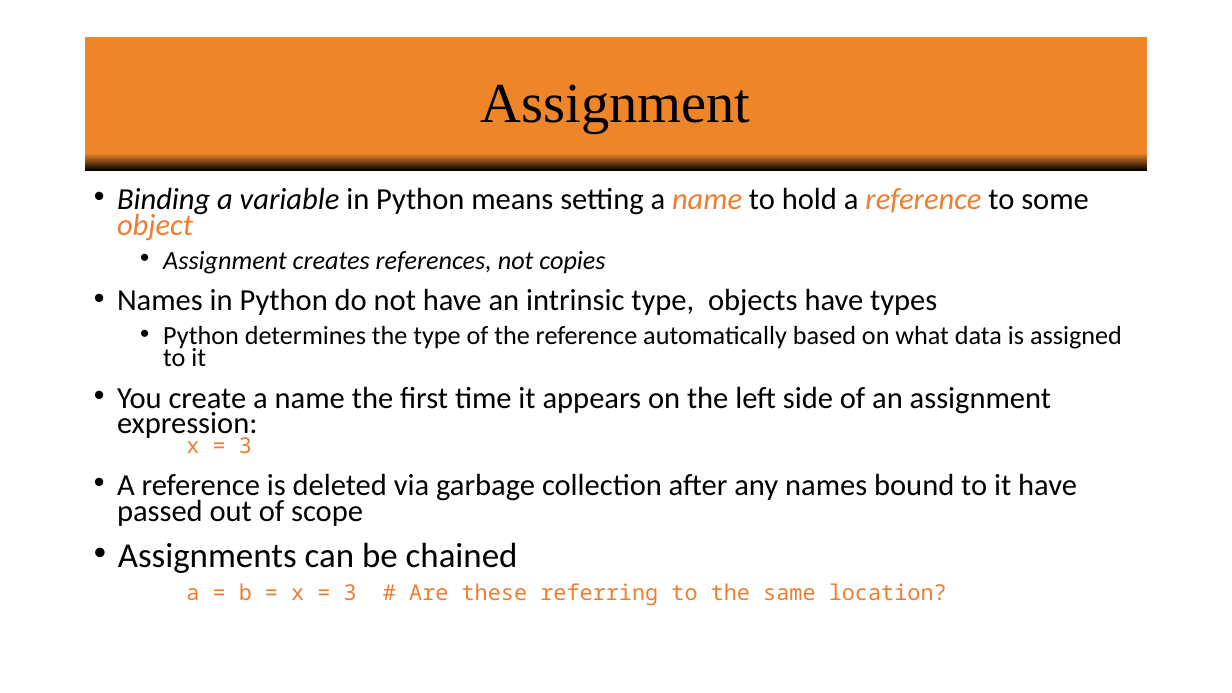
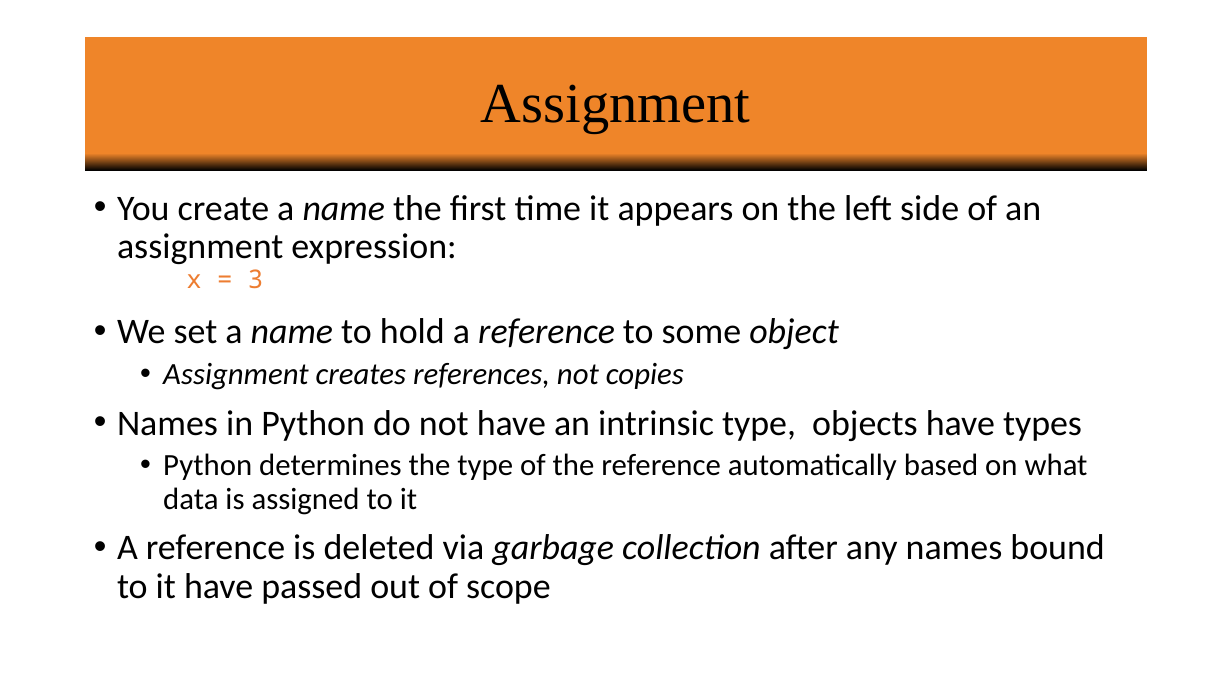
Before and after one commit to vineetbansal/Learning-Python, a slide deck: slide 6 of powerpoint/01 Variables_Operators_Logic_Math.pptx. Drawn at 1232x693 pixels with LibreOffice and Linux fonts; fonts in the diff are those of the drawing; background and template pictures are left out. Boxes give left, top, right and bottom in pixels: in the first picture for what was removed or moved away, otherwise in the second. Text is boxed around its words. In the diff, an @@ line names an element or a change of style, - is before the commit and + after.

```diff
--- a/powerpoint/01 Variables_Operators_Logic_Math.pptx
+++ b/powerpoint/01 Variables_Operators_Logic_Math.pptx
@@ text at (117,195,1041,349): text changed; size 23.8 to 28 pt; italic off @@
-• Binding a variable in Python means setting a name to hold a reference to some object
+• You create a name the first time it appears on the left side of an assignment expression:
+  x = 3
+• We set a name to hold a reference to some object
@@ text at (117,386,1051,454): paragraph removed @@
-• You create a name the first time it appears on the left side of an assignment expression:
-  x = 3
@@ text at (117,363,1104,604): size 20.4 to 24 pt in "Assignment creates references, not copies", "Python determines the type of the reference ..."; size 23.8 to 28 pt in "Names in Python do not have an ...", "A reference is deleted via garbage collection ..."; italic on in "garbage collection"; line spacing 0.7 to 0.9; less space between paragraphs @@
@@ text at (118,542,947,606): paragraphs removed @@
-• Assignments can be chained
-a = b = x = 3 # Are these referring to the same location?
```
Also in this commit, not shown: 12 other slides changed, 1 other file.
